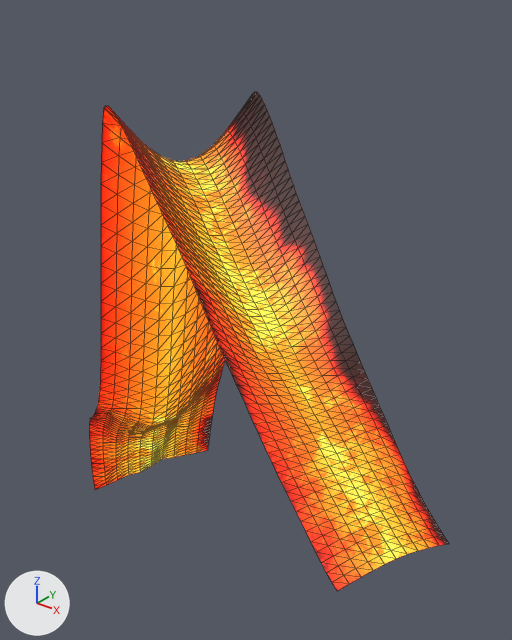
What one commit did to the glTF model flow_0_0.glb.
Rendered twice from a 50 mm lens placed at (-3.7, -6.2, 90.9), pointed at (-17.2, 10.7, 80.4). The lights are fixed; the arrows at lower left show +X, +Y and +Z. The older version comes first. Mesh edges are drawn as thin lines.
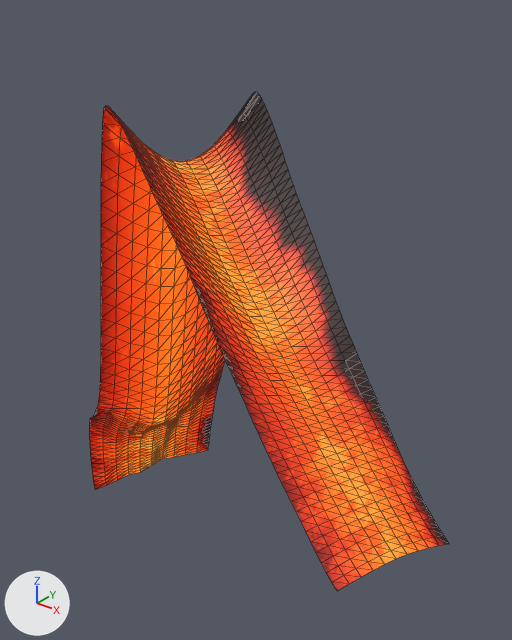
Pixel boxes (x1, y1, x2, y2) of what changed, in the pictures (512 x 640 px):
'Mesh_0', surface changed
    both: (89, 92, 449, 591)

Diff of the bpy script that builds the scene:
```diff
--- a/flow_0_0.glb.py
+++ b/flow_0_0.glb.py
@@ mat_material_0 @@
 n0 = _N.new('ShaderNodeBsdfPrincipled'); n0.name = 'Principled BSDF'
 n0.inputs[2].default_value = 0.55  # 'Roughness'
-n0.inputs[28].default_value = 2.6  # 'Emission Strength'
+n0.inputs[28].default_value = 1.0  # 'Emission Strength'
 n1 = _N.new('ShaderNodeOutputMaterial'); n1.name = 'Material Output'
```
